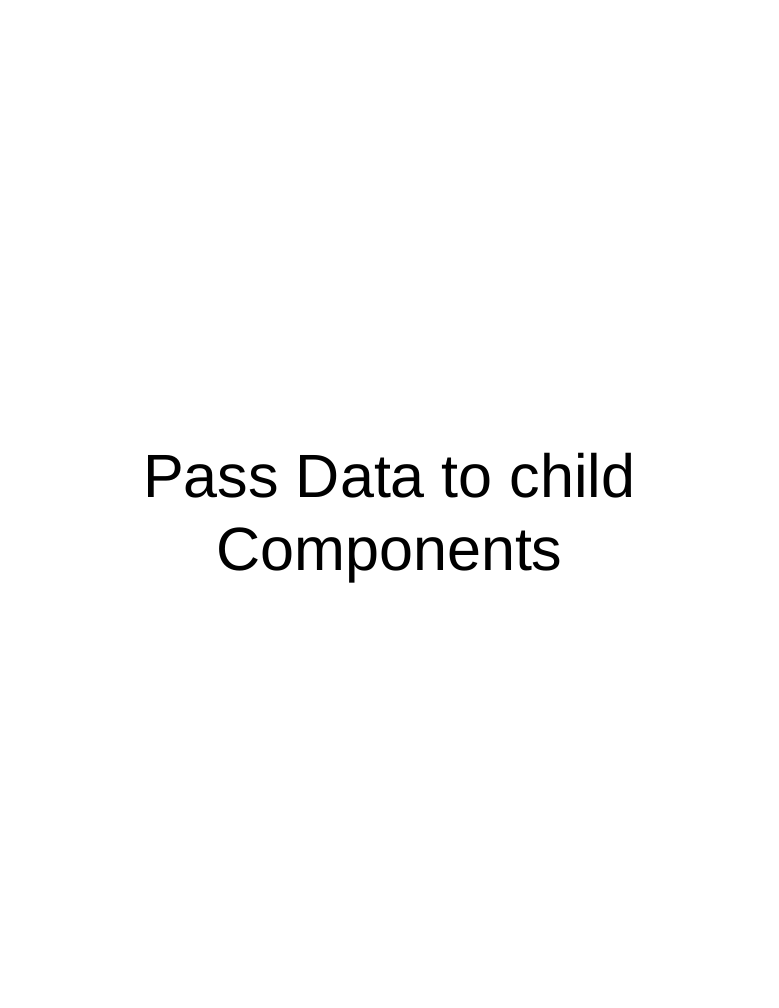
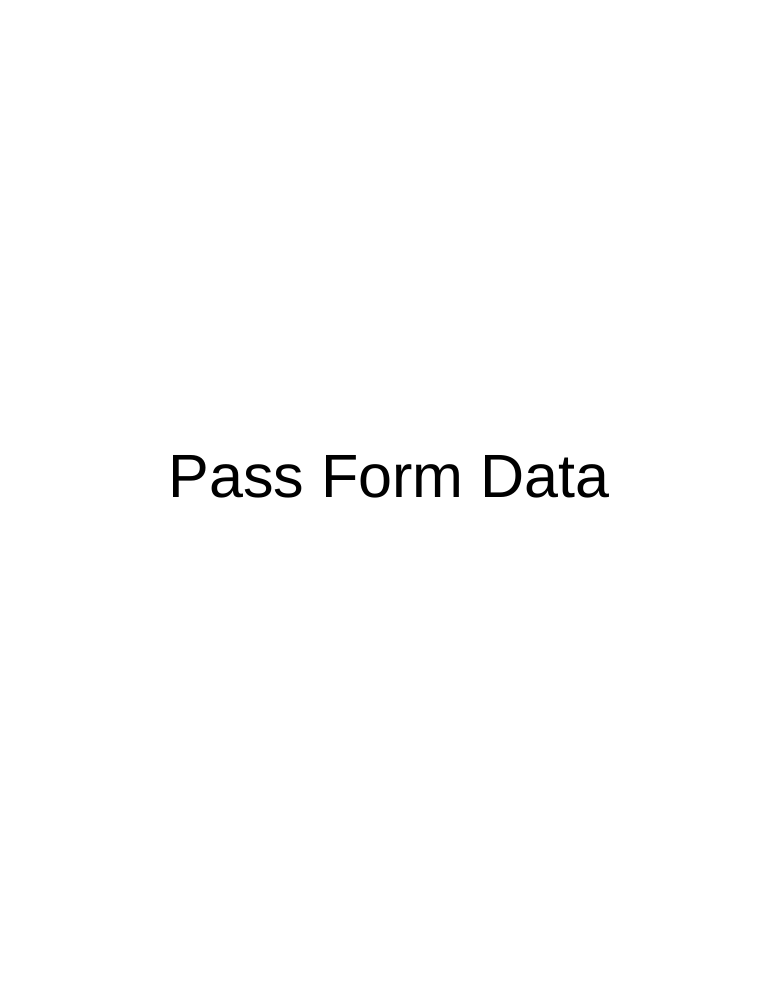
Before and after one commit to scorpion0511/mytracker, a slide deck: slide 46 of doc/React.pptx (slide 45 before the commit). Drawn at 779x1008 pixels with LibreOffice and Linux fonts; fonts in the diff are those of the drawing. Boxes give left, top, right and bottom in pixels: in the first picture for what was removed or moved away, otherwise in the second. Text is boxed around its words. In the diff, an @@ line names an element or a change of style, - is before the commit and + after.

```diff
--- a/doc/React.pptx
+++ b/doc/React.pptx
@@ text at (169, 455, 610, 498): text changed @@
-Pass Data to child Components
+Pass Form Data
```
Also in this commit, not shown: 10 other slides changed, 1 slide added.
